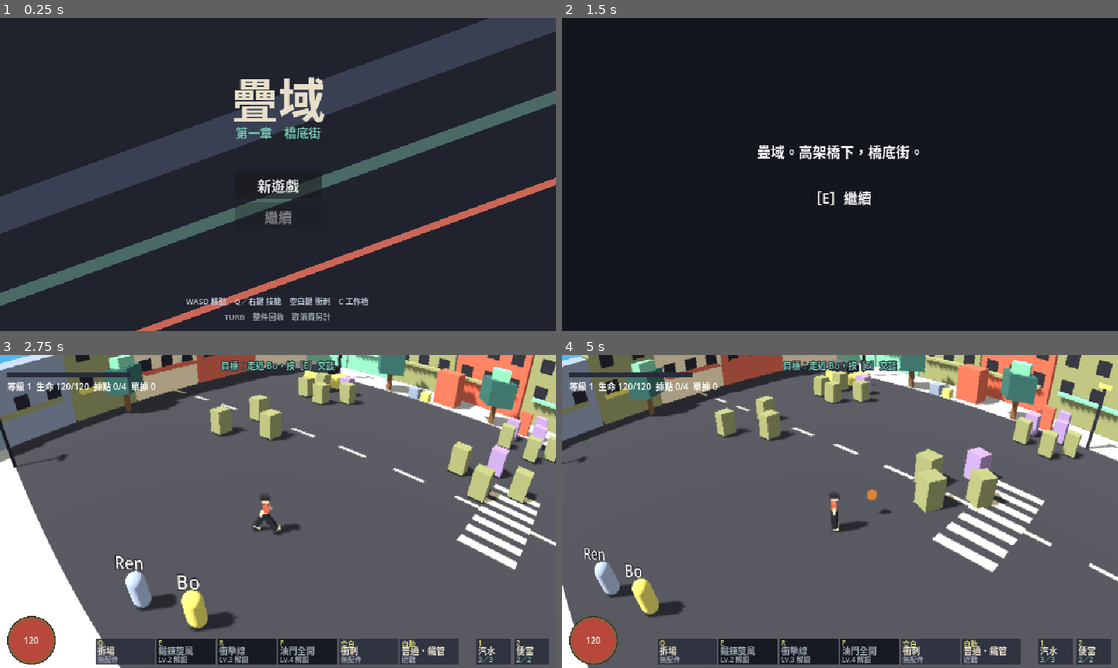
Above: before the commit, frames 1-4 (two rows, left to right).
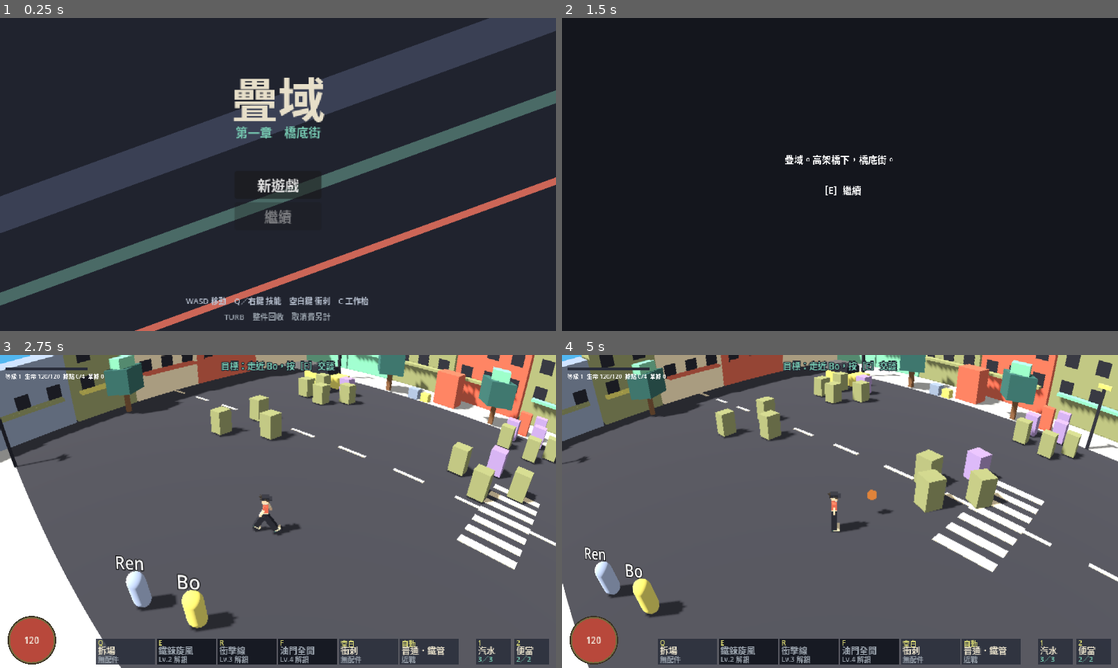
Above: after the commit, the same moments.

Repository: yauchai2/Game-Lab-2
Game: Godot game, scene res://game/title.tscn
Same seed, same stepped clock (60 frames per second), same inputs: the game is played once before the commit and once after it.
Inputs (mouse positions are in pixels of both pictures, inside the frame that each line leads up to):
- Up to frame 1 (0.25 s): no input
- Up to frame 2 (1.5 s): click "新遊戲" at 0.5 s; click "選擇" at 1.25 s
- Up to frame 3 (2.75 s): tap Enter at 2 s; move the mouse to (400, 495) at 2.02 s; hold D from 2.03 s (still down); tap E at 2.1 s; click (400, 495) at 2.17 s; tap Space at 2.27 s
- Up to frame 4 (5 s): release D at 2.75 s; drag from (728, 527) to (812, 574) at 2.77 s; move the mouse to (895, 442) at 3.52 s; hold D 3.53-4.25 s; tap Keypad Enter at 3.6 s; drag from (812, 574) to (673, 464) at 4.27 s

The runs differ from the first frame. In frame 1, 1.9% of the frame differs, in the area x 0-100%, y 0-100%; in frame 2, 1.3%; in frame 3, 4.6%; in frame 4, 4.7%.

Commit message:
基準解像度改為 960×540，介面整體放大 1.5 倍
Co-Authored-By: Claude Sonnet 5.5 <noreply@anthropic.com>
Claude-Session: https://claude.ai/code/session_018tqqU7rwEZ4u67toavQ9ri

Diff:
--- a/game/scripts/chapter.gd
+++ b/game/scripts/chapter.gd
@@ -121,6 +121,9 @@
 	l.add_theme_constant_override("outline_size", 4)
 	l.horizontal_alignment = HORIZONTAL_ALIGNMENT_CENTER
 
+## 介面以 640×360 的座標設計，基準解像度是 960×540，所以整體放大 1.5 倍。
+const UI_SCALE := 1.5
+
 func _zone(ax: float, ay: float) -> Control:
 	var z := Control.new()
 	z.anchor_left = ax
@@ -131,6 +134,8 @@
 	z.offset_right = 640.0 * (1.0 - ax)
 	z.offset_top = -360.0 * ay
 	z.offset_bottom = 360.0 * (1.0 - ay)
+	z.scale = Vector2(UI_SCALE, UI_SCALE)
+	z.pivot_offset = Vector2(640.0 * ax, 360.0 * ay)
 	z.mouse_filter = Control.MOUSE_FILTER_IGNORE
 	overlay.add_child(z)
 	return z
--- a/game/scripts/hud.gd
+++ b/game/scripts/hud.gd
@@ -32,6 +32,9 @@
 @onready var jax: Node = get_parent().get_node("Jax")
 
 # 介面分區：低解像度畫面會隨視窗大小擴展，所以介面貼住畫面邊角（每區是 640×360 的座標系）。
+## 介面以 640×360 的座標設計，基準解像度是 960×540，所以整體放大 1.5 倍。
+const UI_SCALE := 1.5
+
 func _zone(ax: float, ay: float) -> Control:
 	var z := Control.new()
 	z.anchor_left = ax
@@ -42,6 +45,8 @@
 	z.offset_right = 640.0 * (1.0 - ax)
 	z.offset_top = -360.0 * ay
 	z.offset_bottom = 360.0 * (1.0 - ay)
+	z.scale = Vector2(UI_SCALE, UI_SCALE)
+	z.pivot_offset = Vector2(640.0 * ax, 360.0 * ay)
 	z.mouse_filter = Control.MOUSE_FILTER_IGNORE
 	add_child(z)
 	return z
--- a/game/scripts/loot_labels.gd
+++ b/game/scripts/loot_labels.gd
@@ -3,8 +3,8 @@
 
 const FISHEYE := preload("res://game/scripts/fisheye.gd")
 const RARITY_COLORS := [Color("F4F0E4"), Color("9FB6E8"), Color("D6D573")]
-const LABEL_H := 13.0
-const PAD := 6.0
+const LABEL_H := 19.0
+const PAD := 9.0
 
 var labels := {}
 var hide_common := false
@@ -27,10 +27,10 @@
 	var l := Label.new()
 	l.name = "Text"
 	l.text = _name_of(p)
-	l.add_theme_font_size_override("font_size", 9)
+	l.add_theme_font_size_override("font_size", 13)
 	l.add_theme_color_override("font_color", col)
 	l.mouse_filter = Control.MOUSE_FILTER_IGNORE
-	l.position = Vector2(PAD, -1)
+	l.position = Vector2(PAD, -2)
 	panel.add_child(l)
 	var w := l.get_minimum_size().x + PAD * 2.0
 	panel.size = Vector2(w, LABEL_H)
--- a/game/scripts/select.gd
+++ b/game/scripts/select.gd
@@ -25,6 +25,8 @@
 	stage.offset_right = 320.0
 	stage.offset_top = -180.0
 	stage.offset_bottom = 180.0
+	stage.pivot_offset = Vector2(320, 180)
+	stage.scale = Vector2(1.5, 1.5)
 	add_child(stage)
 	var bg := ColorRect.new()
 	bg.color = Color("292D3B")
--- a/game/scripts/title.gd
+++ b/game/scripts/title.gd
@@ -17,6 +17,8 @@
 	stage.offset_right = 320.0
 	stage.offset_top = -180.0
 	stage.offset_bottom = 180.0
+	stage.pivot_offset = Vector2(320, 180)
+	stage.scale = Vector2(1.5, 1.5)
 	add_child(stage)
 	var bg := ColorRect.new()
 	bg.color = Color("20232E")
--- a/project.godot
+++ b/project.godot
@@ -8,8 +8,8 @@
 
 [display]
 
-window/size/viewport_width=640
-window/size/viewport_height=360
+window/size/viewport_width=960
+window/size/viewport_height=540
 window/size/window_width_override=1920
 window/size/window_height_override=1080
 window/stretch/mode="viewport"
Not shown, changed: docs/guides/godot-setup.md
